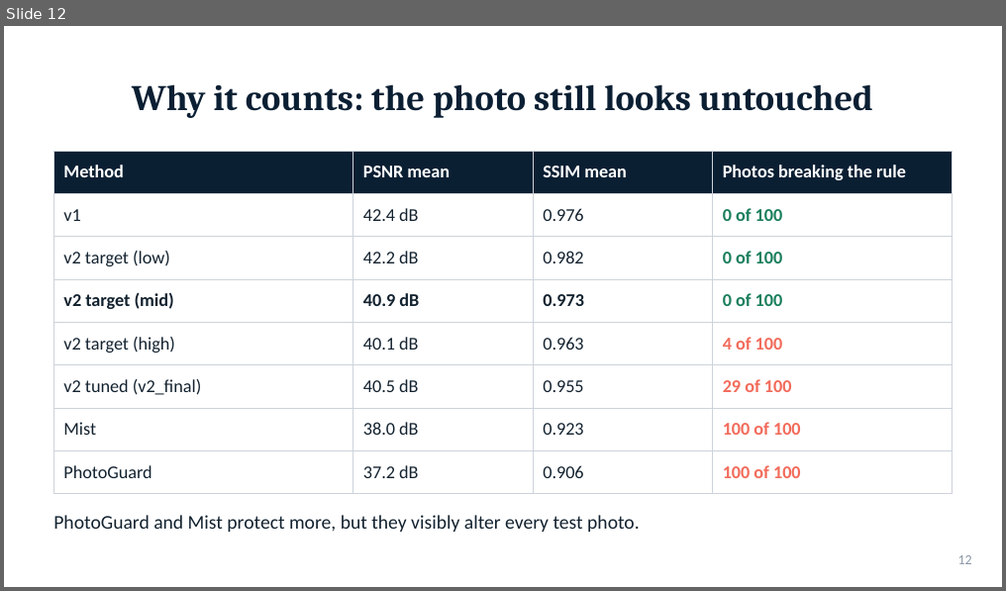
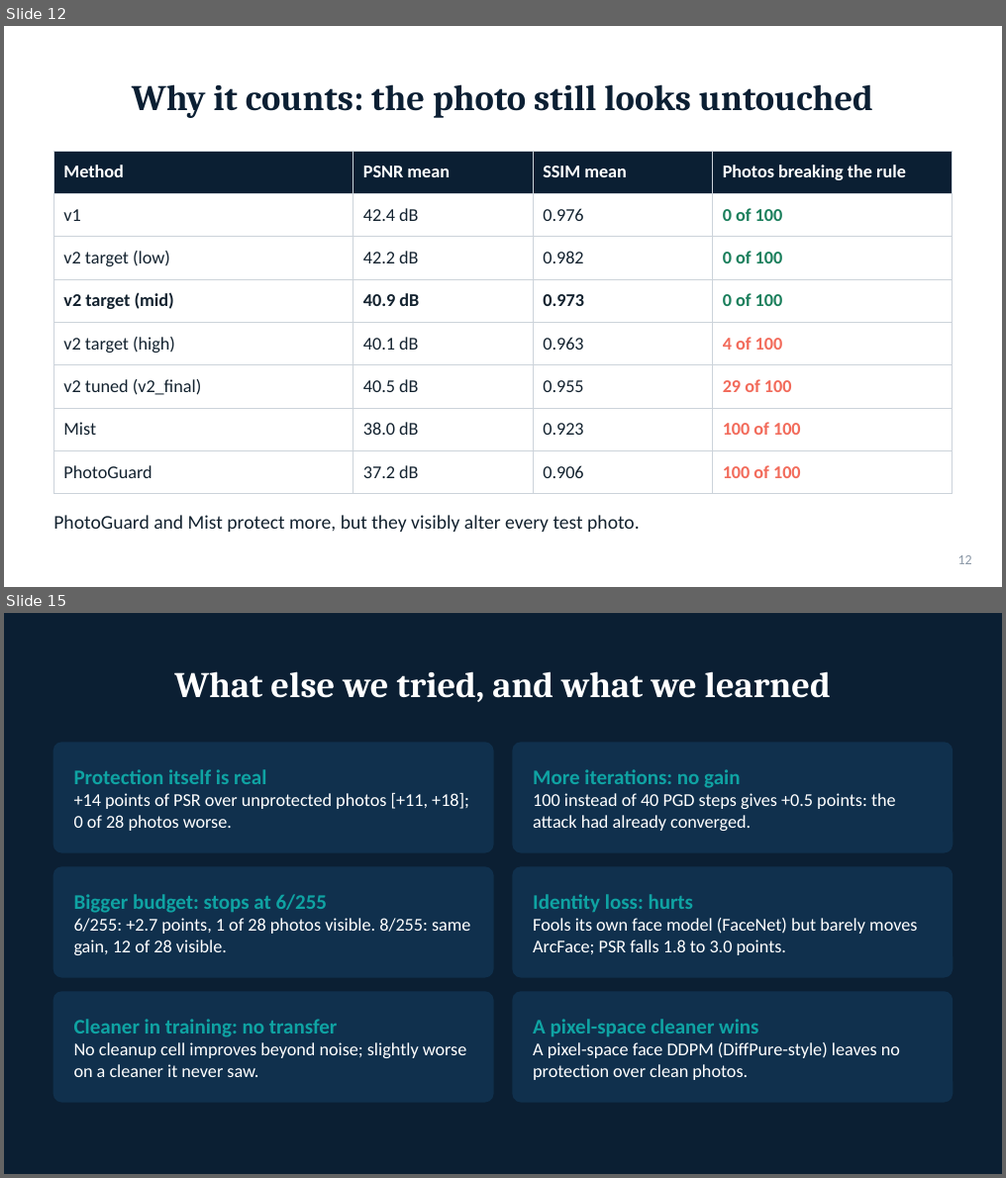
Before and after one commit to Project-DiffShield/DiffShield, a slide deck: reports/DiffShield_v2_presentation.pptx. Shown one above the other, each under a label of ours: slide 12 before the commit, slides 12 and 15 after it; the slides between them are not shown. The pictures are 1006x591 and 1006x1178 pixels, drawn with LibreOffice and Linux fonts; fonts in the diff are those of the drawing. Boxes give left, top, right and bottom in pixels: in the first picture for what was removed or moved away, otherwise in the second. Text is boxed around its words. In the diff, an @@ line names an element or a change of style, - is before the commit and + after.

Commit message:
report and deck: November follow-up (re-tuning with cleaner and denoiser on par, exploration, pixel-space cleaner failure, clean control); DiffPure-style wording; updated limits and next steps

```diff
--- a/reports/DiffShield_v2_presentation.pptx
+++ b/reports/DiffShield_v2_presentation.pptx
@@ slide 15 added at [4,613,1002,1174], background #0B1F33 @@
@@ title added at [174,671,831,702], 26 pt, text #FFFFFF, bold @@
+What else we tried, and what we learned
@@ rounded rectangle added at [54,743,493,853], fill #10304D, outline #10304D 1 pt @@
@@ rounded rectangle added at [513,743,952,853], fill #10304D, outline #10304D 1 pt @@
@@ text added at [74,769,469,831], 13 pt, text #FFFFFF @@
+Protection itself is real
++14 points of PSR over unprotected photos [+11, +18]; 0 of 28 photos worse.
@@ text added at [533,769,896,831], 13 pt, text #FFFFFF @@
+More iterations: no gain
+100 instead of 40 PGD steps gives +0.5 points: the attack had already converged.
@@ rounded rectangle added at [54,867,493,977], fill #10304D, outline #10304D 1 pt @@
@@ rounded rectangle added at [513,867,952,977], fill #10304D, outline #10304D 1 pt @@
@@ text added at [74,894,470,956], 13 pt, text #FFFFFF @@
+Bigger budget: stops at 6/255
+6/255: +2.7 points, 1 of 28 photos visible. 8/255: same gain, 12 of 28 visible.
@@ text added at [533,894,917,956], 13 pt, text #FFFFFF @@
+Identity loss: hurts
+Fools its own face model (FaceNet) but barely moves ArcFace; PSR falls 1.8 to 3.0 points.
@@ rounded rectangle added at [54,992,493,1102], fill #10304D, outline #10304D 1 pt @@
@@ rounded rectangle added at [513,992,952,1102], fill #10304D, outline #10304D 1 pt @@
@@ text added at [74,1019,467,1077], 13 pt, text #FFFFFF @@
+Cleaner in training: no transfer
+No cleanup cell improves beyond noise; slightly worse on a cleaner it never saw.
@@ text added at [533,1019,900,1080], 13 pt, text #FFFFFF @@
+A pixel-space cleaner wins
+A pixel-space face DDPM (DiffPure-style) leaves no protection over clean photos.
```
Also in this commit, not shown: 3 slides changed, 1 other slide added, 1 other file.
